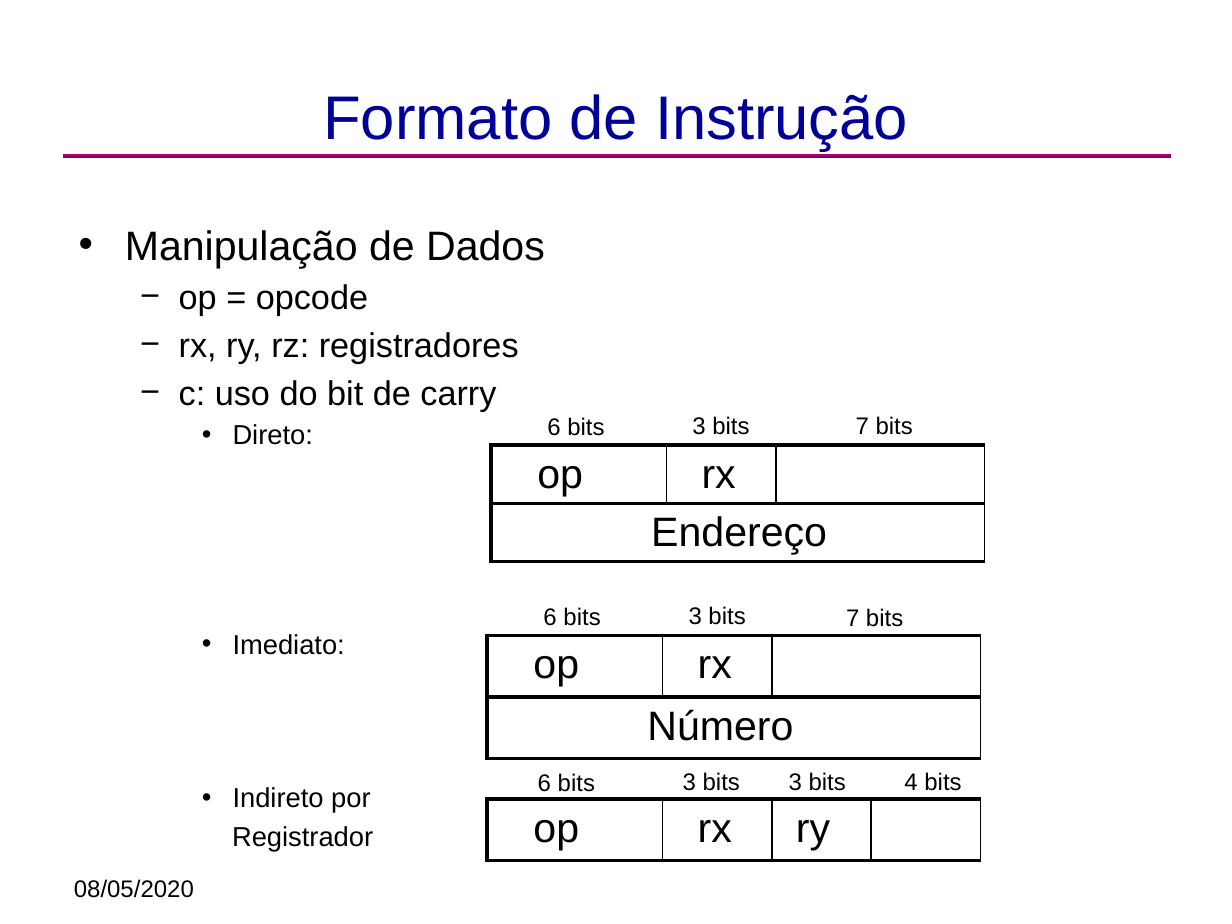
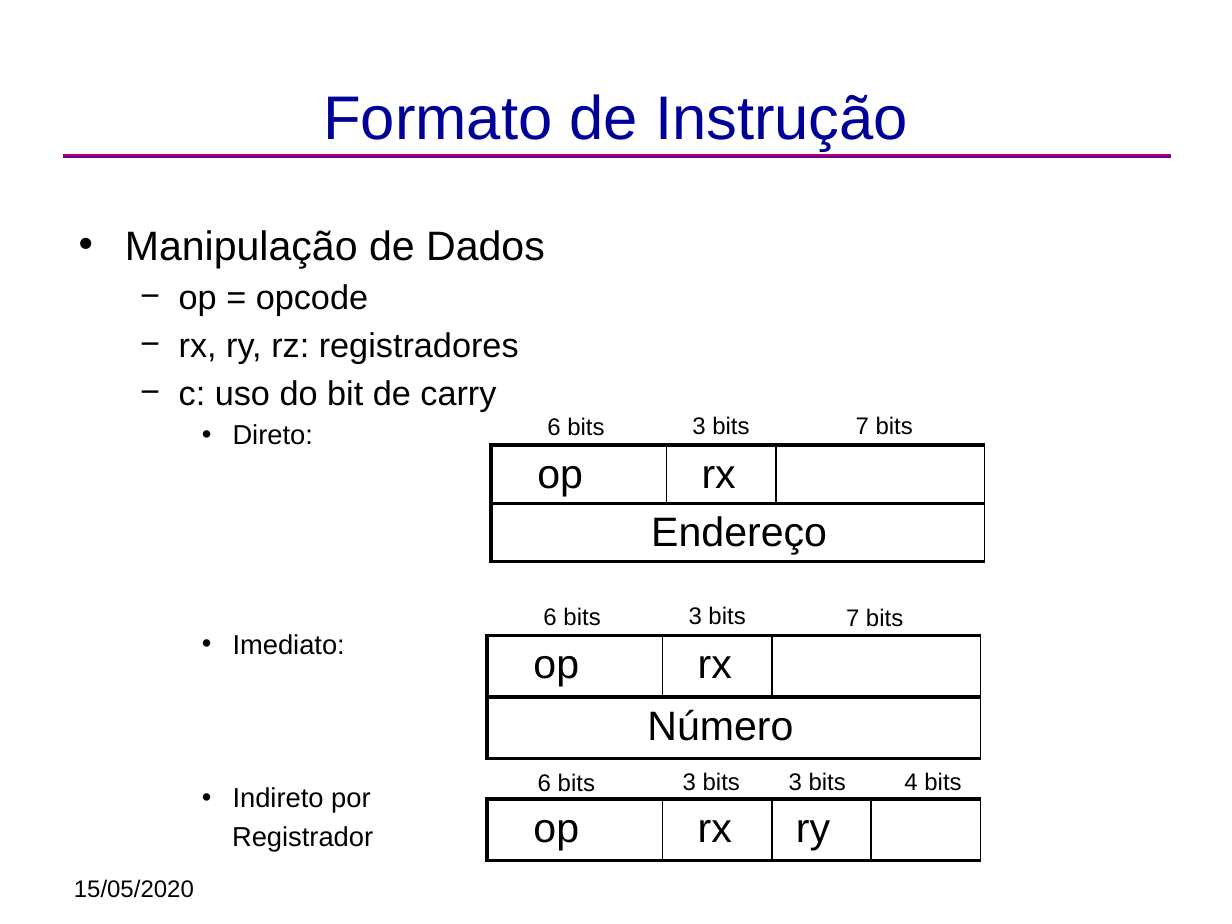
Before and after one commit to simoesusp/Processador-ICMC, a slide deck: slide 4 of Manual/ProcessadorICMC2.odp. Drawn at 1232x924 pixels with LibreOffice and Linux fonts; fonts in the diff are those of the drawing. Boxes give left, top, right and bottom in pixels: in the first picture for what was removed or moved away, otherwise in the second. Text is boxed around its words. In the diff, an @@ line names an element or a change of style, - is before the commit and + after.

```diff
--- a/Manual/ProcessadorICMC2.odp
+++ b/Manual/ProcessadorICMC2.odp
@@ text at (74, 879, 194, 898): text changed @@
-08/05/2020
+15/05/2020
```
Also in this commit, not shown: 17 other slides changed, 19 other files.
